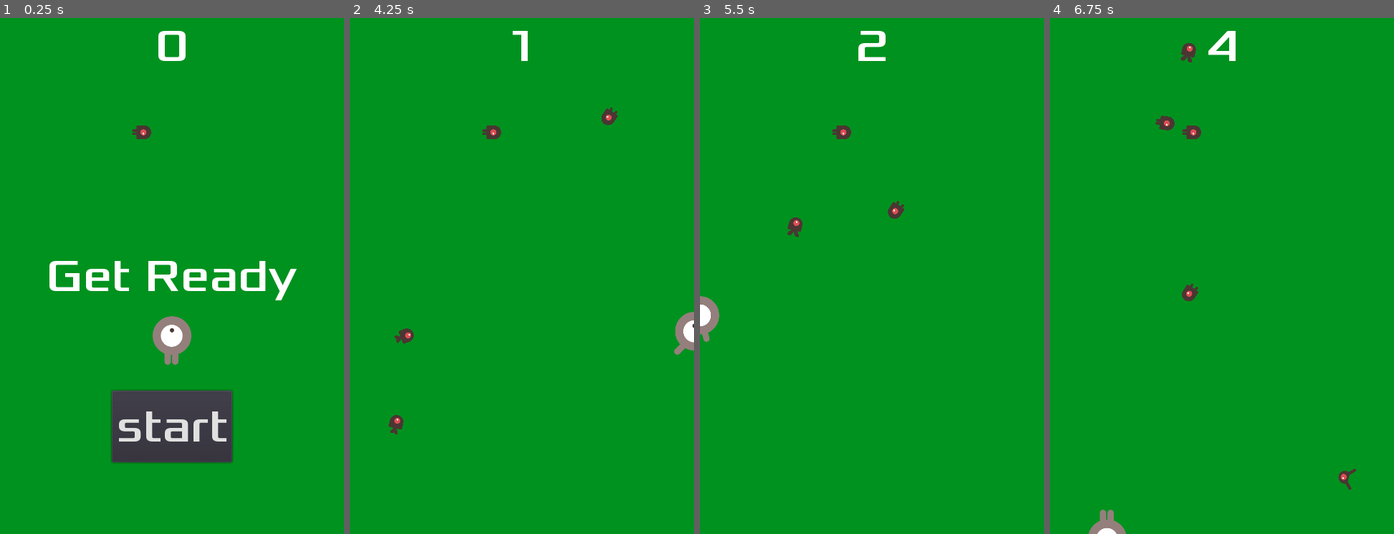
Above: before the commit, frames 1-4 (left to right).
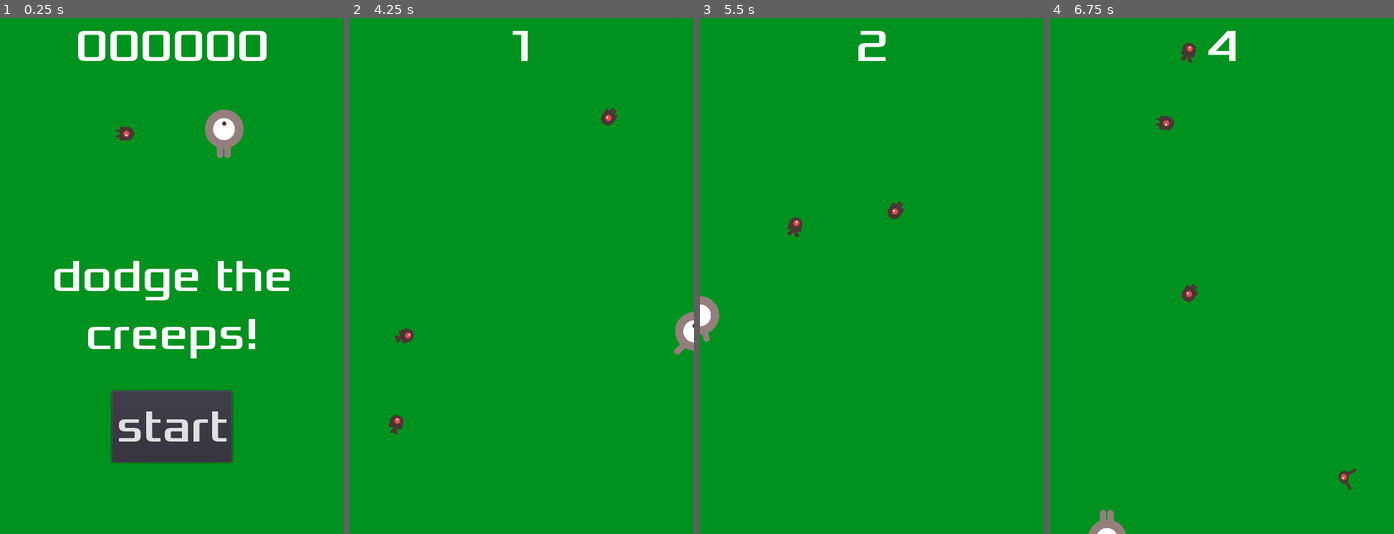
Above: after the commit, the same moments.

Repository: guano/dodge-the-creeps
Game: Godot game, scene res://game.tscn
Same seed, same stepped clock (60 frames per second), same inputs: the game is played once before the commit and once after it.
Inputs:
- Up to frame 1 (0.25 s): no input
- Up to frame 2 (4.25 s): click "start" at 0.5 s; tap Enter at 1.25 s; hold Right (ui_right) 1.28-2.03 s; hold Down (ui_down) 2.03-2.78 s; hold Right (ui_right) 2.78-3.53 s; hold Up (ui_up) from 3.53 s (still down)
- Up to frame 3 (5.5 s): release Up (ui_up) at 4.28 s; hold Left (ui_left) from 4.28 s (still down)
- Up to frame 4 (6.75 s): release Left (ui_left) at 5.78 s; hold Down (ui_down) 5.78-6.53 s; hold Right (ui_right) from 6.53 s (still down)

The runs differ from the first frame. In frame 1, 6.2% of the frame differs, in the area x 14-87%, y 2-68%; in frame 2, 0.1%; in frame 3, 0.1%; in frame 4, 0.2%.

Commit message:
Got rid of beginning mob. It deletes itself on start. Do not know how to start without it being already instanced(?)

Diff:
--- a/Main.gd
+++ b/Main.gd
@@ -5,7 +5,6 @@
 
 func _ready():
 	randomize()
-	new_game()
 
 # Called every frame. 'delta' is the elapsed time since the previous frame.
 #func _process(delta):
@@ -31,6 +30,7 @@
 	$HUD.update_score(score)
 	$HUD.show_message("Get Ready")
 	$Music.play()
+	$Mob.queue_free()
 
 func _on_MobTimer_timeout():
 	# Choose a random location on Path2D.
@@ -50,6 +50,7 @@
 	mob.linear_velocity = mob.linear_velocity.rotated(direction)
 
 
+
 func _on_ScoreTimer_timeout():
 	score += 1
 	$HUD.update_score(score)
--- a/Mob.gd
+++ b/Mob.gd
@@ -11,6 +11,7 @@
 	$AnimatedSprite.animation = mob_types[randi() % mob_types.size()]
 
 
+
 # Called every frame. 'delta' is the elapsed time since the previous frame.
 #func _process(delta):
 #	pass
--- a/Mob.tscn
+++ b/Mob.tscn
@@ -10,11 +10,6 @@
 
 [sub_resource type="SpriteFrames" id=1]
 animations = [ {
-"frames": [ ExtResource( 1 ), ExtResource( 2 ) ],
-"loop": true,
-"name": "walk",
-"speed": 3.0
-}, {
 "frames": [ ExtResource( 3 ), ExtResource( 4 ) ],
 "loop": true,
 "name": "swim",
@@ -23,6 +18,11 @@
 "frames": [ ExtResource( 7 ), ExtResource( 6 ) ],
 "loop": true,
 "name": "fly",
+"speed": 3.0
+}, {
+"frames": [ ExtResource( 1 ), ExtResource( 2 ) ],
+"loop": true,
+"name": "walk",
 "speed": 3.0
 } ]
 
@@ -42,6 +42,7 @@
 scale = Vector2( 0.2, 0.2 )
 frames = SubResource( 1 )
 animation = "walk"
+frame = 1
 playing = true
 
 [node name="CollisionShape2D" type="CollisionShape2D" parent="."]
--- a/Player.gd
+++ b/Player.gd
@@ -8,7 +8,7 @@
 
 # Called when the node enters the scene tree for the first time.
 func _ready():
-	hide()
+
 	screen_size = get_viewport_rect().size
 
 # Called every frame. 'delta' is the elapsed time since the previous frame.
--- a/game.tscn
+++ b/game.tscn
@@ -36,11 +36,12 @@
 }
 
 [node name="Player" parent="." instance=ExtResource( 7 )]
+position = Vector2( 312.953, 161.592 )
 
 [node name="Mob" parent="." groups=[
 "all_mobs",
 ] instance=ExtResource( 4 )]
-position = Vector2( 197.672, 159.582 )
+position = Vector2( 174.672, 161.582 )
 
 [node name="MobTimer" type="Timer" parent="."]
 wait_time = 0.5
@@ -111,6 +112,8 @@
 
 [node name="DeathSound" type="AudioStreamPlayer" parent="."]
 stream = ExtResource( 6 )
+[connection signal="hit" from="Player" to="Player" method="_on_Player_hit"]
+[connection signal="hit" from="Player" to="." method="_on_Player_hit"]
 [connection signal="timeout" from="MobTimer" to="." method="_on_MobTimer_timeout"]
 [connection signal="timeout" from="ScoreTimer" to="." method="_on_ScoreTimer_timeout"]
 [connection signal="timeout" from="StartTimer" to="." method="_on_StartupTimer_timeout"]
Not shown: 5 places in game.tscn that only renumber resources
